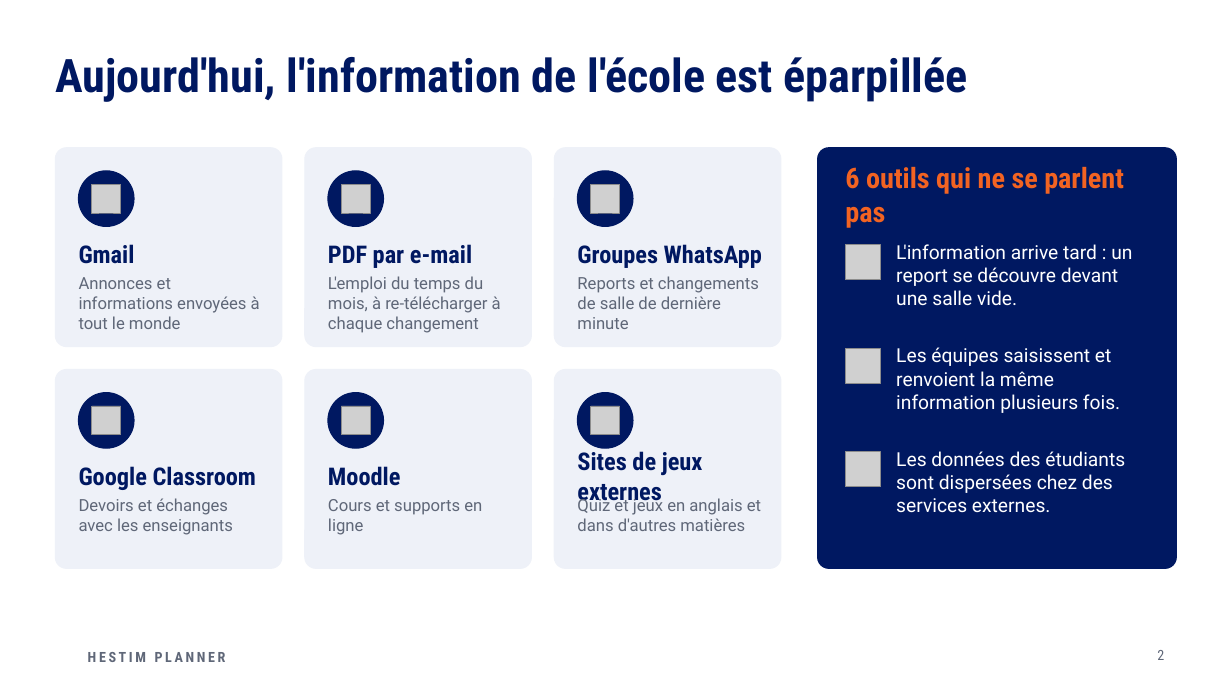
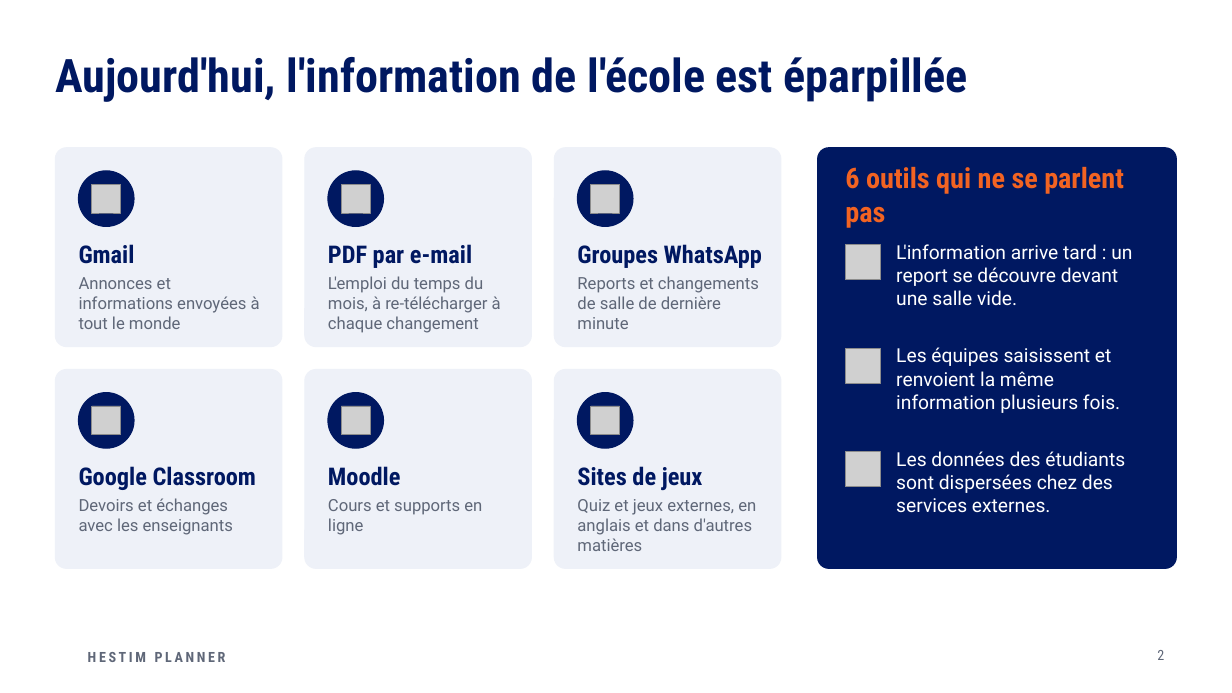
Before and after one commit to Claude20022002/plan_B_projet_PACTE, a slide deck: slide 2 of docs/presentation/HESTIM-Planner-presentation.pptx. Drawn at 1232x693 pixels with LibreOffice and Linux fonts; fonts in the diff are those of the drawing; grey boxes stand for pictures; background and template pictures are left out. Boxes give left, top, right and bottom in pixels: in the first picture for what was removed or moved away, otherwise in the second. Text is boxed around its words. In the diff, an @@ line names an element or a change of style, - is before the commit and + after.

Commit message:
feat: Mettre à jour la présentation HESTIM Planner et améliorer la gestion des données dans l'application mobile

```diff
--- a/docs/presentation/HESTIM-Planner-presentation.pptx
+++ b/docs/presentation/HESTIM-Planner-presentation.pptx
@@ text at box(577, 466, 703, 491): text changed @@
-Sites de jeux externes
+Sites de jeux
@@ text at box(577, 499, 756, 551): text changed @@
-Quiz et jeux en anglais et dans d'autres matières
+Quiz et jeux externes, en anglais et dans d'autres matières
```
Also in this commit, not shown: 2 other slides changed, 5 other files.
